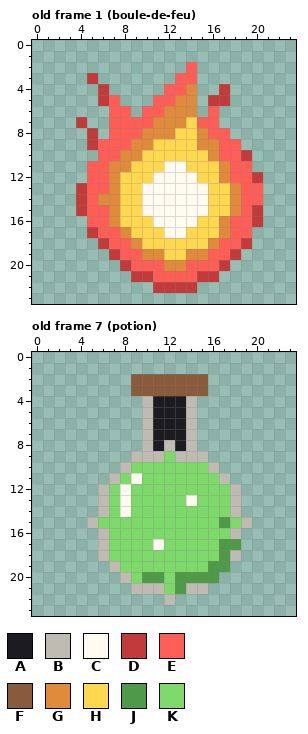
Pixel-art file -- art/cards.aseprite. This is how it looked before the edit.
24x24 pixels, 39 frames. Shown: old frame 1 (boule-de-feu), old frame 7 (potion). The commit also changed other frames, which this record leaves out.
Palette (. is transparent): A #1c1b22  B #bfbbb2  C #fffbf0  D #c23b3b  E #ff5e57  F #8a5a3c  G #e08a3c  H #ffd84f  J #4f9a48  K #7ed96b
Pixels before, old frame 1 (boule-de-feu), first column x 4:
 2 ..........E......
 3 .D.......EE......
 4 ..D.....EEG..D...
 5 ..DE...EEGG.DD...
 6 ...EE.EEGGG.E....
 7 D..EEEEGGGHEE....
 8 .D.EEEGGGHHGEE...
 9 .DEEEGGHHHHGGEE..
10 ..EEGGHHHHHHGEED.
11 .EEGGHHHCCHHHGEE.
12 .EEGHHHCCCCHHGEED
13 DEEGHHCCCCCCHHGEE
14 DEGGHHCCCCCCHHGEE
15 DEEGHHCCCCCCHHGED
16 .EEGHHHCCCCHHGEED
17 .DEEGHHHCCHHHGEE.
18 ..DEEGHHHHHHGEED.
19 ...DEEGGHHGGEED..
20 ....DEEEGGEEED...
21 .....DDEEEEDD....
22 .......DDDD......
Pixels before, old frame 7 (potion), first column x 5:
 2 ....FFFFFFF....
 3 ....FFFFFFF....
 4 .....BAAAB.....
 5 .....BAAAB.....
 6 .....BAAAB.....
 7 .....BAAAB.....
 8 .....BABAB.....
 9 ....BBBKBBB....
10 ...BKKKKKKKB...
11 ..BKCKKKKKKKB..
12 .BKCKKKKKKKKKB.
13 .BKCKKKKKCKKKB.
14 .BKCKKKKKKKKKB.
15 BKKKKKKKKKKKJKB
16 .BKKKKKKKKKKKB.
17 .BKKKKCKKKKKJJ.
18 .BKKKKKKKKKKJB.
19 ..BKKKKKKKKJJ..
20 ...BKJJKJJJJ...
21 ....BBBKJBB....
22 .......B.......
The same view after the edit:
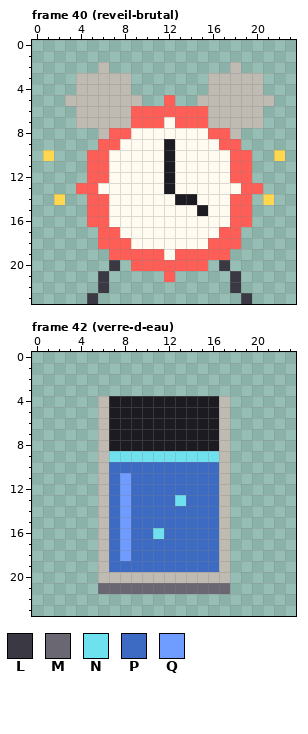
Colours new in this view: L #3a3842  M #6a6772  N #6fe0ee  P #3d6bc4  Q #6e9cff
A new or re-ordered frame is compared with the old frame closest to it.
Changes in this commit:
frames 39 -> 44
Changed rows in their new state; - is an unchanged pixel.
Frame 40 (reveil-brutal) is new; against old frame 1 (boule-de-feu):
first column x 1:
 2 -----B-------.---B----
 3 ---BBBBB----..-BBBBB--
 4 ---BBBBB---...-BBBBB--
 5 --BBBBBBB-.-..BBBBBBB-
 6 ---BBBBBE--EEEEBBBBB--
 7 ---BBBBB--ECEE-BBBBB--
 8 ----.B--CCCCCCC--B----
 9 ----.--CCCCACCCC------
10 H---E-CCCCCACCCCC-E--H
11 ------CCCCCA-CCCC-----
12 ------CCCC-A--CCC--.--
13 ---E-CCCC--A---CCC----
14 -H-.-ECCC---AA-CCE-.H-
15 ---.--CCC-----ACCE-.--
16 ------CCCC----CCC--.--
17 ----.--CCCC--CCCE-.---
18 -----E--CCCCCCCE--.---
19 ------E--EECEEE--.----
20 ------L.---EE--.L-----
21 -----L--...-....-L----
22 -----L----....---L----
23 ----L-------------L---
Frame 42 (verre-d-eau) is new; against old frame 7 (potion):
first column x 5:
 2 ----.......----
 3 ----.......----
 4 -BAAAA---AAAB--
 5 -BAAAA---AAAB--
 6 -BAAAA---AAAB--
 7 -BAAAA---AAAB--
 8 -BAAAA-A-AAAB--
 9 -BNNNNNNNNNNB--
10 -BPPPPPPPPPPB--
11 -BPQPPPPPPPP---
12 --PQPPPPPPPPB.-
13 --PQPPPPNPPPB.-
14 --PQPPPPPPPPB.-
15 .BPQPPPPPPPPB..
16 --PQPPNPPPPPB.-
17 --PQPPPPPPPPB.-
18 --PQPPPPPPPPB.-
19 -BPPPPPPPPPPB--
20 -BB-BBBBBBBBB--
21 -MMMMMMMMMMMM--
22 -------.-------
Boxes around the changes in both pictures, in picture pixels (x1, y1, x2, y2):
changed: (43, 62, 285, 304)
changed: (87, 374, 252, 605)
